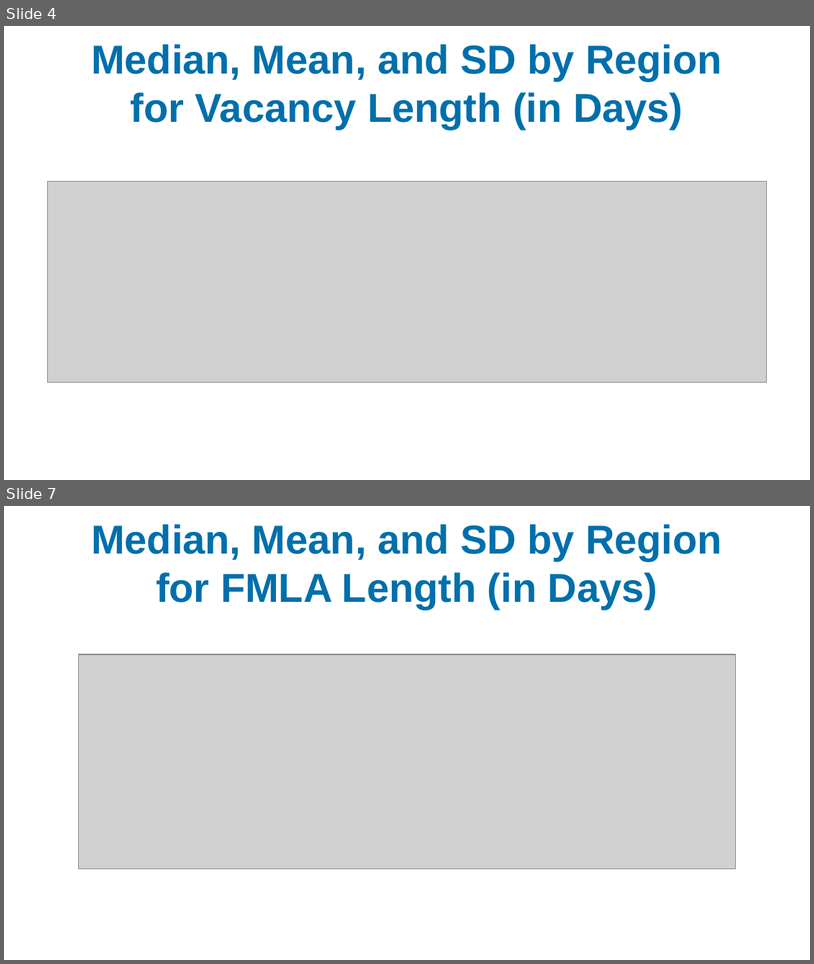
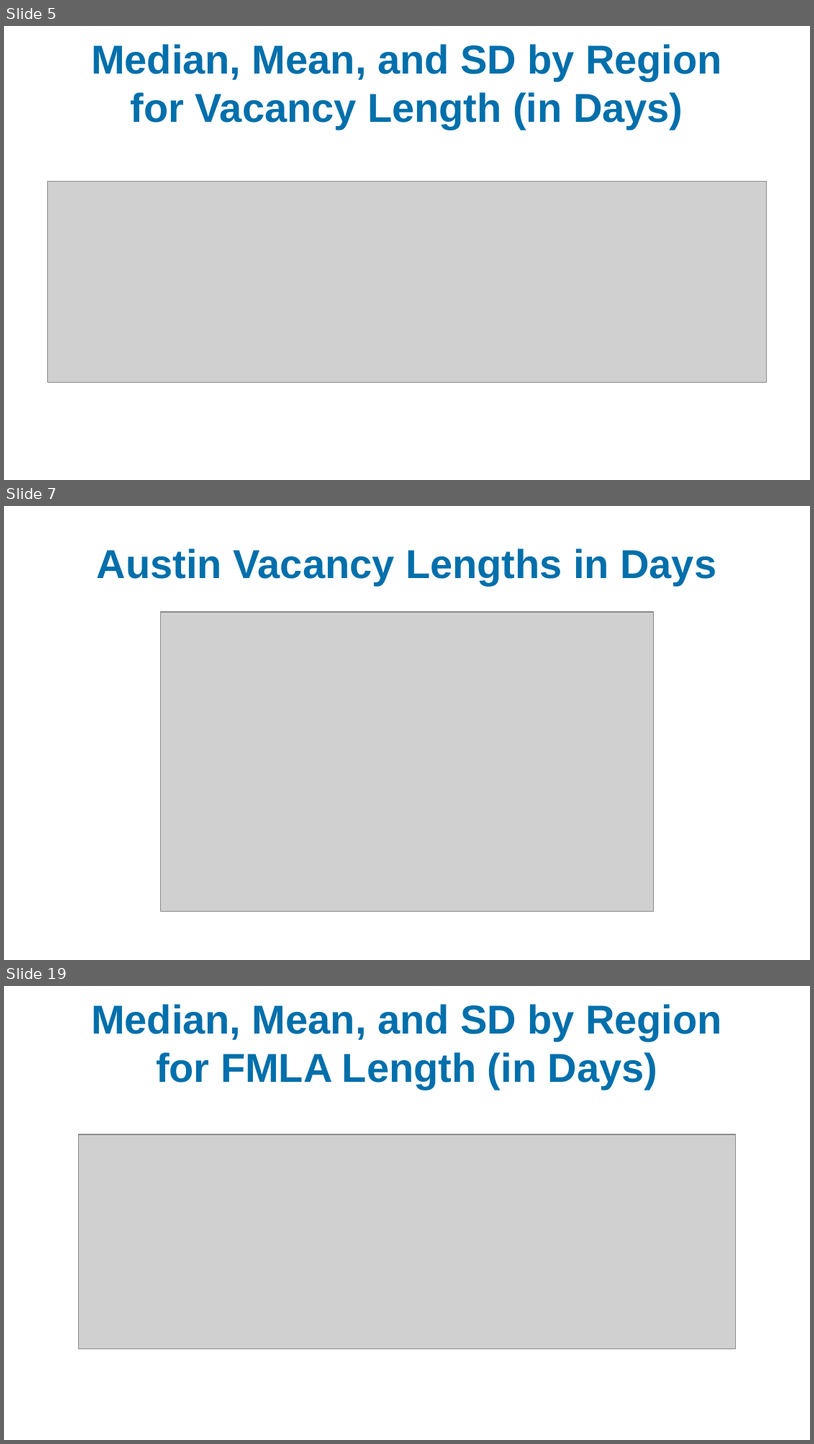
Before and after one commit to idea-analytics/Staffing_Trends_Performance_Vacancies, a slide deck: graphs/Staffing_Part1_23-24_preliminary_report.pptx. Shown one above the other, each under a label of ours: slides 4 and 7 before the commit, slides 5, 7 and 19 after it; the slides between them are not shown. The pictures are 814x964 and 814x1444 pixels, drawn with LibreOffice and Linux fonts; fonts in the diff are those of the drawing; grey boxes stand for pictures; background and template pictures are left out. Boxes give left, top, right and bottom in pixels: in the first picture for what was removed or moved away, otherwise in the second. Text is boxed around its words. In the diff, an @@ line names an element or a change of style, - is before the commit and + after.

```diff
--- a/graphs/Staffing_Part1_23-24_preliminary_report.pptx
+++ b/graphs/Staffing_Part1_23-24_preliminary_report.pptx
@@ slide 7 added at box(4, 506, 810, 960), background picture (left out) @@
@@ title added at box(97, 548, 717, 584), 36 pt, text #006FAB, bold @@
+Austin Vacancy Lengths in Days
@@ picture added at box(160, 612, 653, 911) @@
@@ what was slide 4 is now slide 5 @@
@@ what was slide 7 is now slide 19 @@
```
Also in this commit, not shown: 4 slides changed, 13 other slides added, 1 slide removed, 2 other files.
